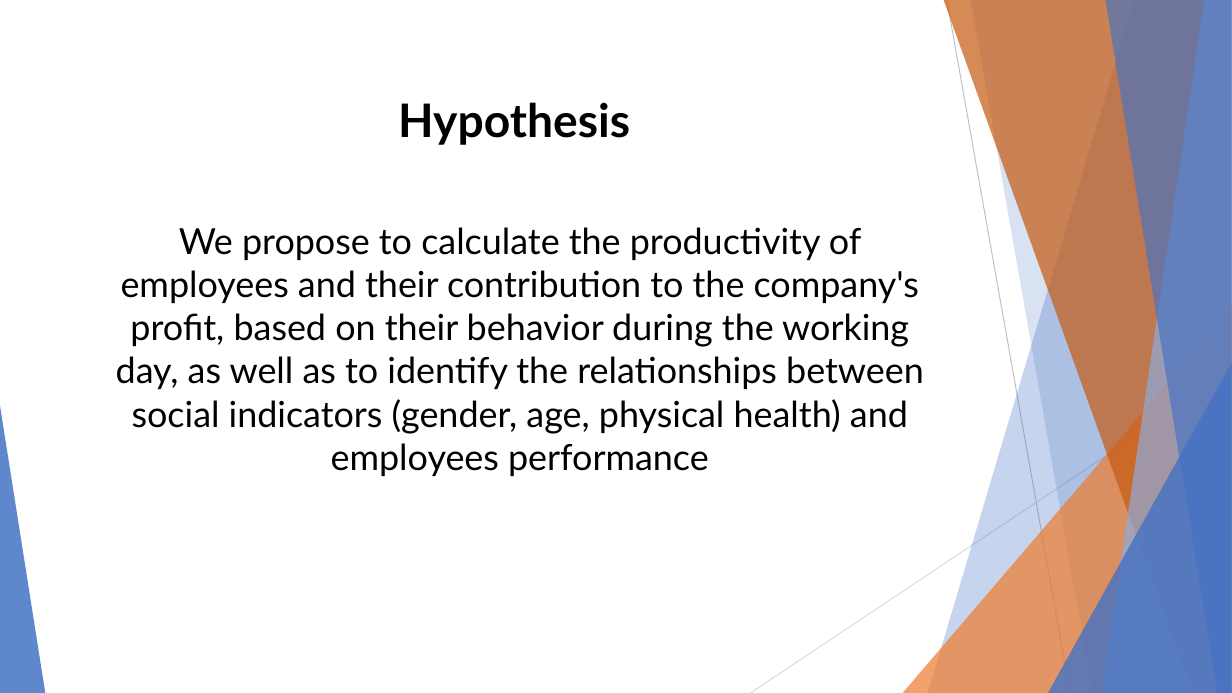
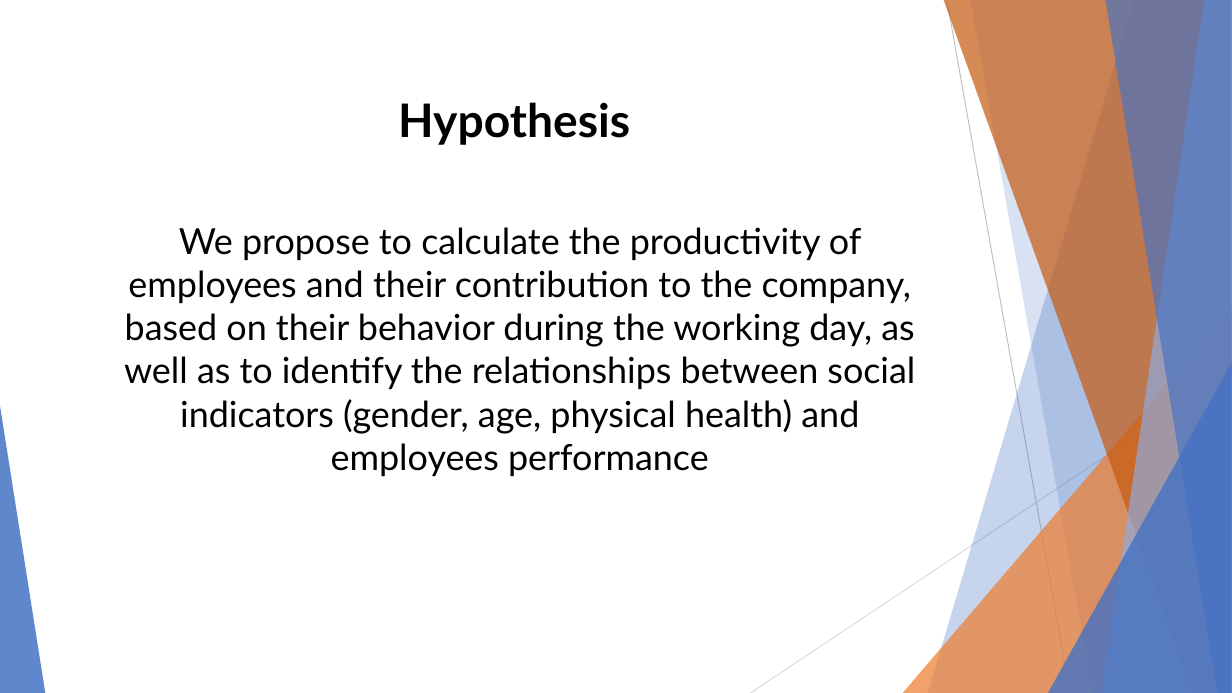
Before and after one commit to BekA-012/ms_kbtu_dv, a slide deck: slide 3 of HW #1/New approach to productivity.pptx. Drawn at 1232x693 pixels with LibreOffice and Linux fonts; fonts in the diff are those of the drawing. Boxes give left, top, right and bottom in pixels: in the first picture for what was removed or moved away, otherwise in the second. Text is boxed around its words. In the diff, an @@ line names an element or a change of style, - is before the commit and + after.

```diff
--- a/HW #1/New approach to productivity.pptx
+++ b/HW #1/New approach to productivity.pptx
@@ text at (124,227,915,476): text changed @@
-We propose to calculate the productivity of employees and their contribution to the company's profit, based on their behavior during the working day, as well as to identify the relationships between social indicators (gender, age, physical health) and employees performance
+We propose to calculate the productivity of employees and their contribution to the company, based on their behavior during the working day, as well as to identify the relationships between social indicators (gender, age, physical health) and employees performance
```
Also in this commit, not shown: 1 other slide changed, 2 other files.
